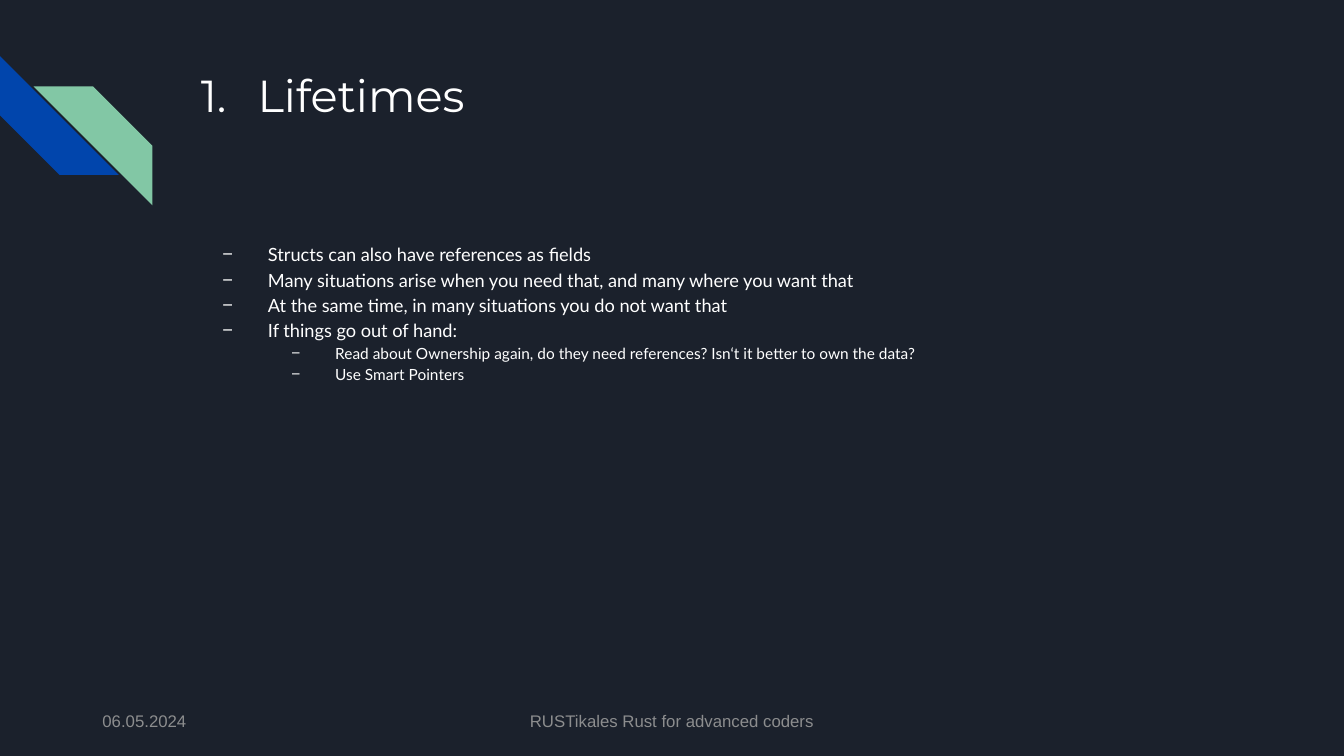
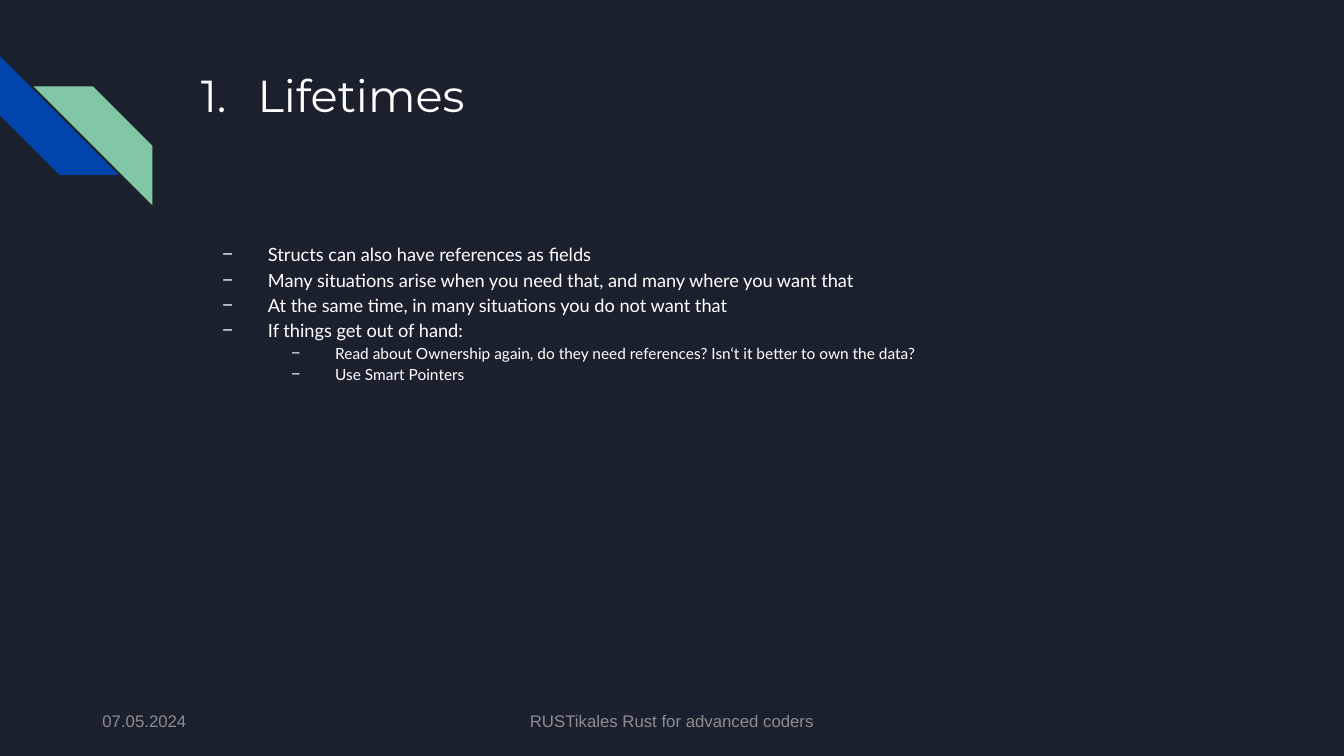
Before and after one commit to pfhaupt/progkurs, a slide deck: slide 123 of rust-advanced/02 - Lifetimes/02 - original.pptx (slide 114 before the commit). Drawn at 1344x756 pixels with LibreOffice and Linux fonts; fonts in the diff are those of the drawing. Boxes give left, top, right and bottom in pixels: in the first picture for what was removed or moved away, otherwise in the second. Text is boxed around its words. In the diff, an @@ line names an element or a change of style, - is before the commit and + after.

```diff
--- a/rust-advanced/02 - Lifetimes/02 - original.pptx
+++ b/rust-advanced/02 - Lifetimes/02 - original.pptx
@@ text at (268, 323, 463, 341): text changed @@
-− If things go out of hand:
+− If things get out of hand:
@@ text at (102, 715, 186, 727): text changed @@
-06.05.2024
+07.05.2024
```
Also in this commit, not shown: 128 other slides changed, 9 slides added, 1 other file.
